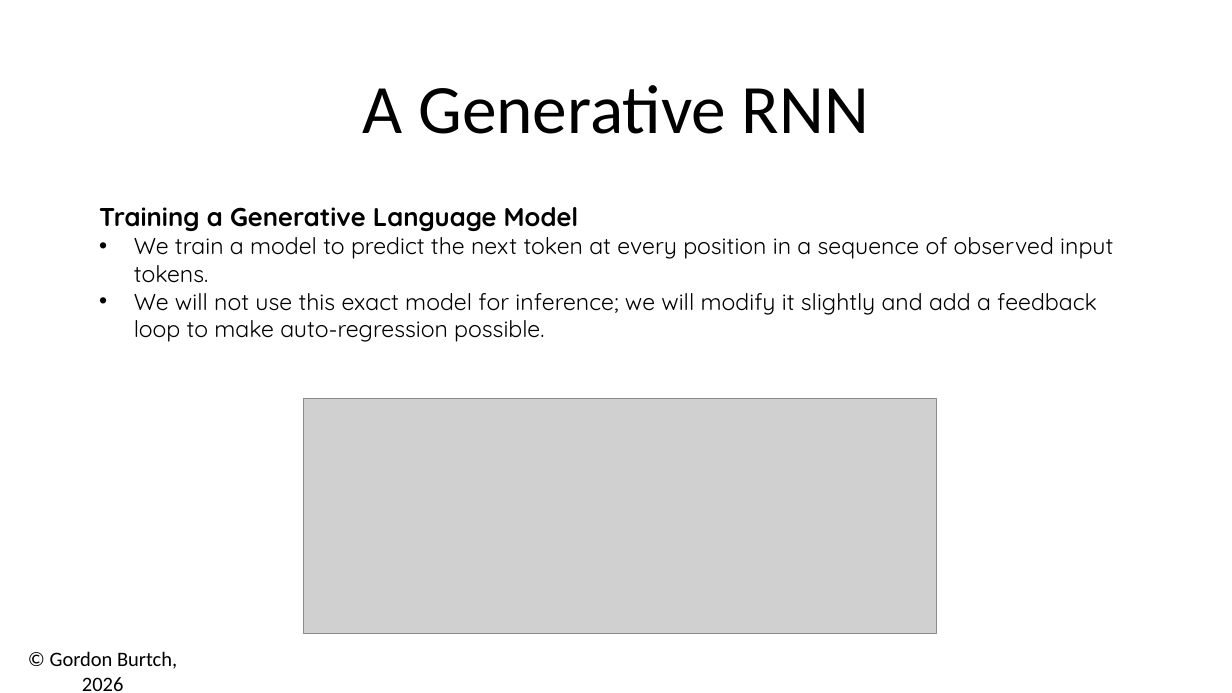
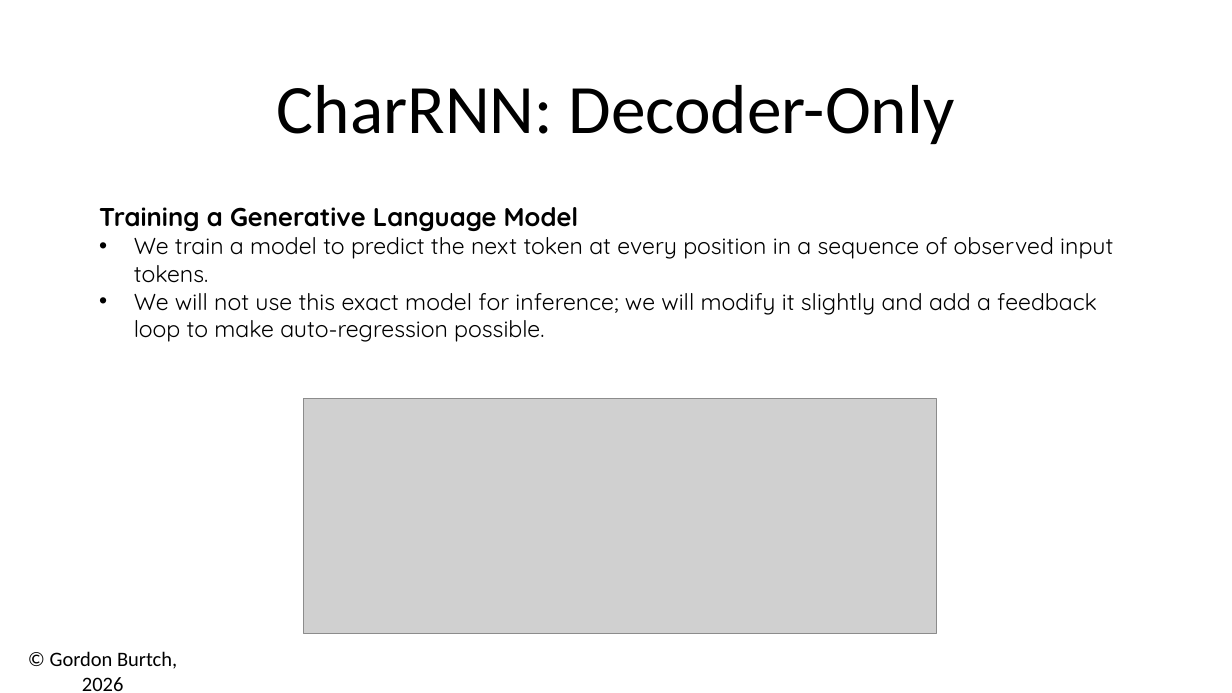
Before and after one commit to gburtch/BA510-2026, a slide deck: slide 10 of Week 10/10 - Generative Text Models.pptx. Drawn at 1232x693 pixels with LibreOffice and Linux fonts; fonts in the diff are those of the drawing; grey boxes stand for pictures. Boxes give left, top, right and bottom in pixels: in the first picture for what was removed or moved away, otherwise in the second. Text is boxed around its words. In the diff, an @@ line names an element or a change of style, - is before the commit and + after.

```diff
--- a/Week 10/10 - Generative Text Models.pptx
+++ b/Week 10/10 - Generative Text Models.pptx
@@ text at <box>277,85,955,145</box>: text changed @@
-A Generative RNN
+CharRNN: Decoder-Only
```
Also in this commit, not shown: 2 other slides changed, 1 slide added, 2 slides removed, 5 other files.
